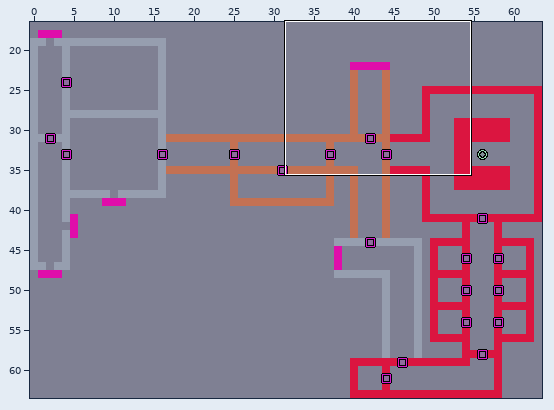
Two versions of a level (LDtk project, assets/levels/levels.ldtk). The first picture is a wide view before the edit; the outline marks the close-up.
Close-up. The starting point:
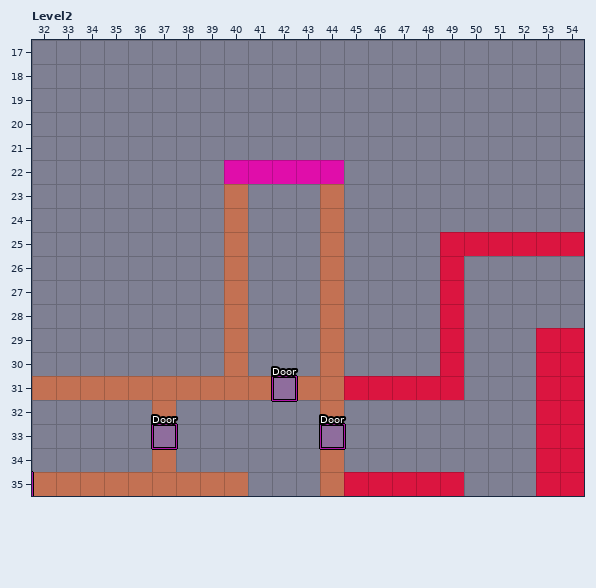
Cells are 16x16 px. Shown: Level2 x 32..54, y 17..35. The commit also changed other parts of the map, which this record leaves out.
Once edited:
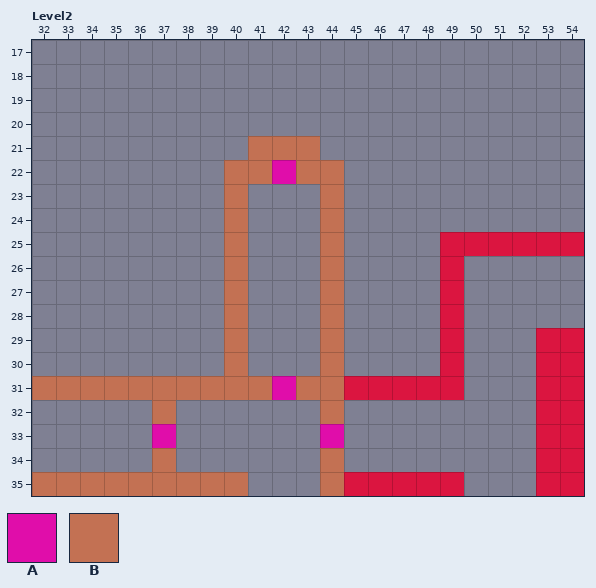
Key: from "OneGrid": A 1 "Elevator", B 9 "Wood".
_ is an empty cell.
Objects are placed by their top-left corner, in cells (3,4 is the top-left corner of cell 3,4); size is 1x1 cell unless given.
Message: Level : door is a wall type, not an entity type
The edit:
Layer "OneGrid":
y 21: x 41..43 ___ -> BBB
y 22: x 40..41 AA -> BB; x 43..44 AA -> BB
y 31: x 42 _ -> A
y 33: x 37 _ -> A; x 44 _ -> A
Layer "Entities":
removed: "Door" rectangle at 44,33
removed: "Door" rectangle at 42,31
removed: "Door" rectangle at 37,33
